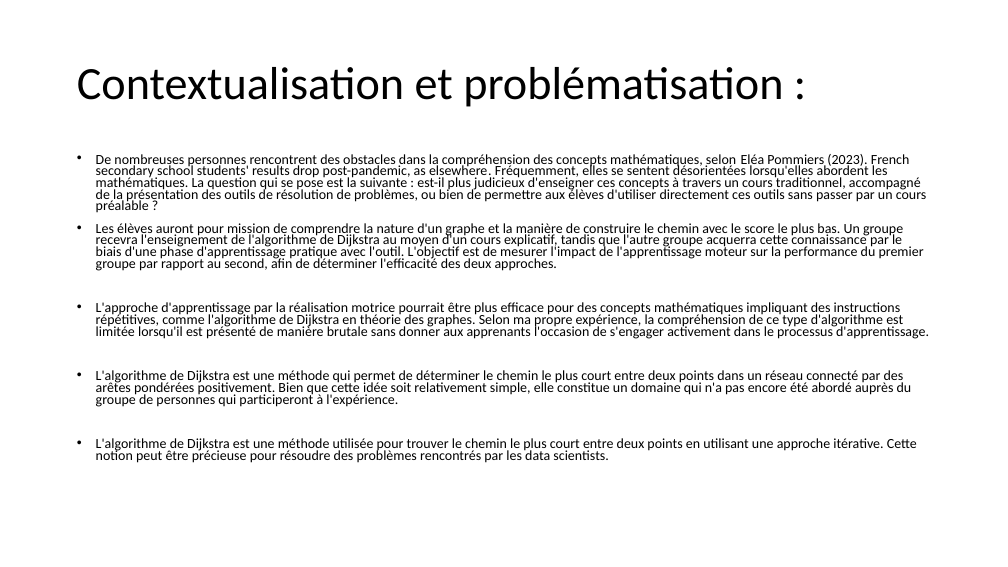
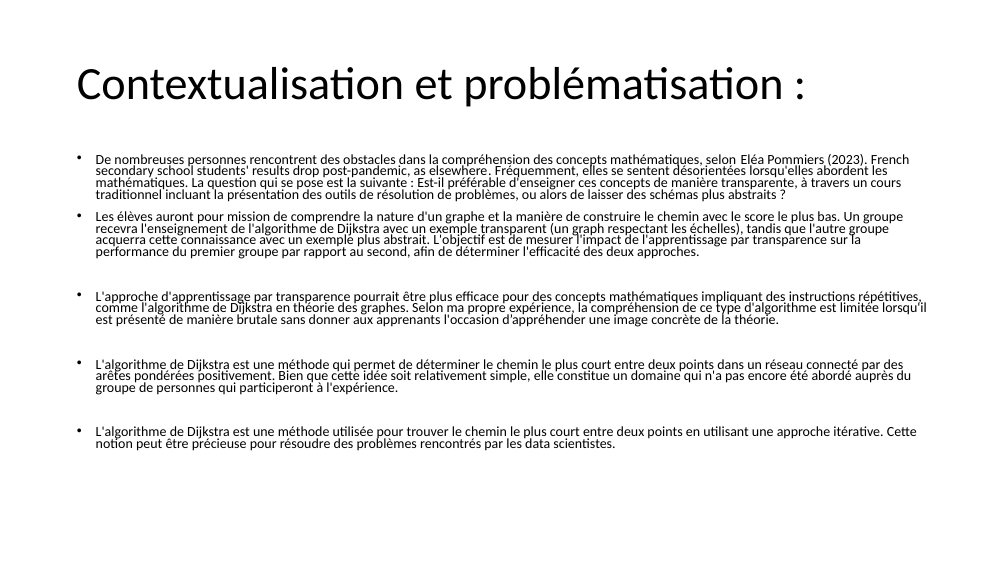
Before and after one commit to akhythmetic/INCoM, a slide deck: slide 2 of Fiche_Projet_TE625PS.pptx. Drawn at 1008x567 pixels with LibreOffice and Linux fonts; fonts in the diff are those of the drawing. Boxes give left, top, right and bottom in pixels: in the first picture for what was removed or moved away, otherwise in the second. Text is boxed around its words. In the diff, an @@ line names an element or a change of style, - is before the commit and + after.

Commit message:
apprentissage transparent

```diff
--- a/Fiche_Projet_TE625PS.pptx
+++ b/Fiche_Projet_TE625PS.pptx
@@ text at (96,154,927,327): text changed @@
-• De nombreuses personnes rencontrent des obstacles dans la compréhension des concepts mathématiques, selon Eléa Pommiers (2023). French secondary school students' results drop post-pandemic, as elsewhere. Fréquemment, elles se sentent désorientées lorsqu'elles abordent les mathématiques. La question qui se pose est la suivante : est-il plus judicieux d'enseigner ces concepts à travers un cours traditionnel, accompagné de la présentation des outils de résolution de problèmes, ou bien de permettre aux élèves d'utiliser directement ces outils sans passer par un cours préalable ?
-• Les élèves auront pour mission de comprendre la nature d'un graphe et la manière de construire le chemin avec le score le plus bas. Un groupe recevra l'enseignement de l'algorithme de Dijkstra au moyen d'un cours explicatif, tandis que l'autre groupe acquerra cette connaissance par le biais d'une phase d'apprentissage pratique avec l'outil. L'objectif est de mesurer l'impact de l'apprentissage moteur sur la performance du premier groupe par rapport au second, afin de déterminer l'efficacité des deux approches.
-• L'approche d'apprentissage par la réalisation motrice pourrait être plus efficace pour des concepts mathématiques impliquant des instructions répétitives, comme l'algorithme de Dijkstra en théorie des graphes. Selon ma propre expérience, la compréhension de ce type d'algorithme est limitée lorsqu'il est présenté de manière brutale sans donner aux apprenants l'occasion de s'engager activement dans le processus d'apprentissage.
+• De nombreuses personnes rencontrent des obstacles dans la compréhension des concepts mathématiques, selon Eléa Pommiers (2023). French secondary school students' results drop post-pandemic, as elsewhere. Fréquemment, elles se sentent désorientées lorsqu'elles abordent les mathématiques. La question qui se pose est la suivante : Est-il préférable d'enseigner ces concepts de manière transparente, à travers un cours traditionnel incluant la présentation des outils de résolution de problèmes, ou alors de laisser des schémas plus abstraits ?
+• Les élèves auront pour mission de comprendre la nature d'un graphe et la manière de construire le chemin avec le score le plus bas. Un groupe recevra l'enseignement de l'algorithme de Dijkstra avec un exemple transparent (un graph respectant les échelles), tandis que l'autre groupe acquerra cette connaissance avec un exemple plus abstrait. L'objectif est de mesurer l'impact de l'apprentissage par transparence sur la performance du premier groupe par rapport au second, afin de déterminer l'efficacité des deux approches.
+• L'approche d'apprentissage par transparence pourrait être plus efficace pour des concepts mathématiques impliquant des instructions répétitives, comme l'algorithme de Dijkstra en théorie des graphes. Selon ma propre expérience, la compréhension de ce type d'algorithme est limitée lorsqu'il est présenté de manière brutale sans donner aux apprenants l'occasion d’appréhender une image concrète de la théorie.
@@ text at (96,426,917,451): text changed @@
-• L'algorithme de Dijkstra est une méthode utilisée pour trouver le chemin le plus court entre deux points en utilisant une approche itérative. Cette notion peut être précieuse pour résoudre des problèmes rencontrés par les data scientists.
+• L'algorithme de Dijkstra est une méthode utilisée pour trouver le chemin le plus court entre deux points en utilisant une approche itérative. Cette notion peut être précieuse pour résoudre des problèmes rencontrés par les data scientistes.
```
Also in this commit, not shown: 2 other slides changed, 2 other files.
